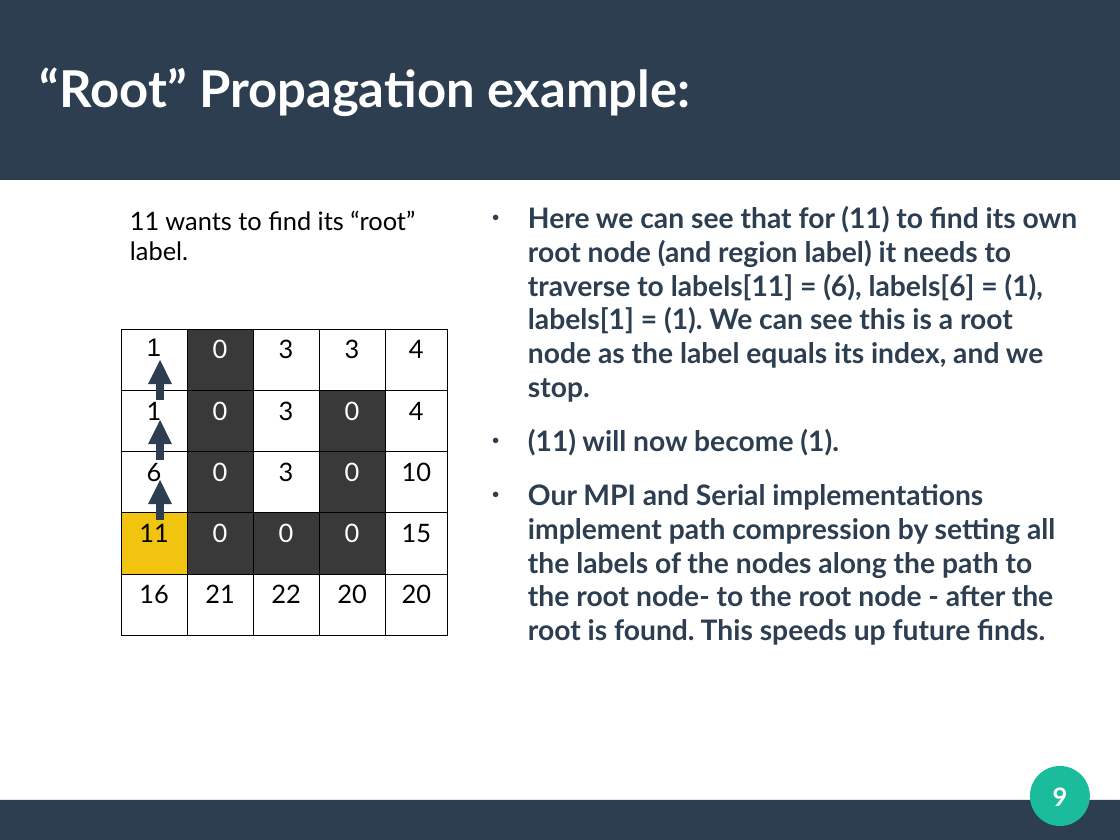
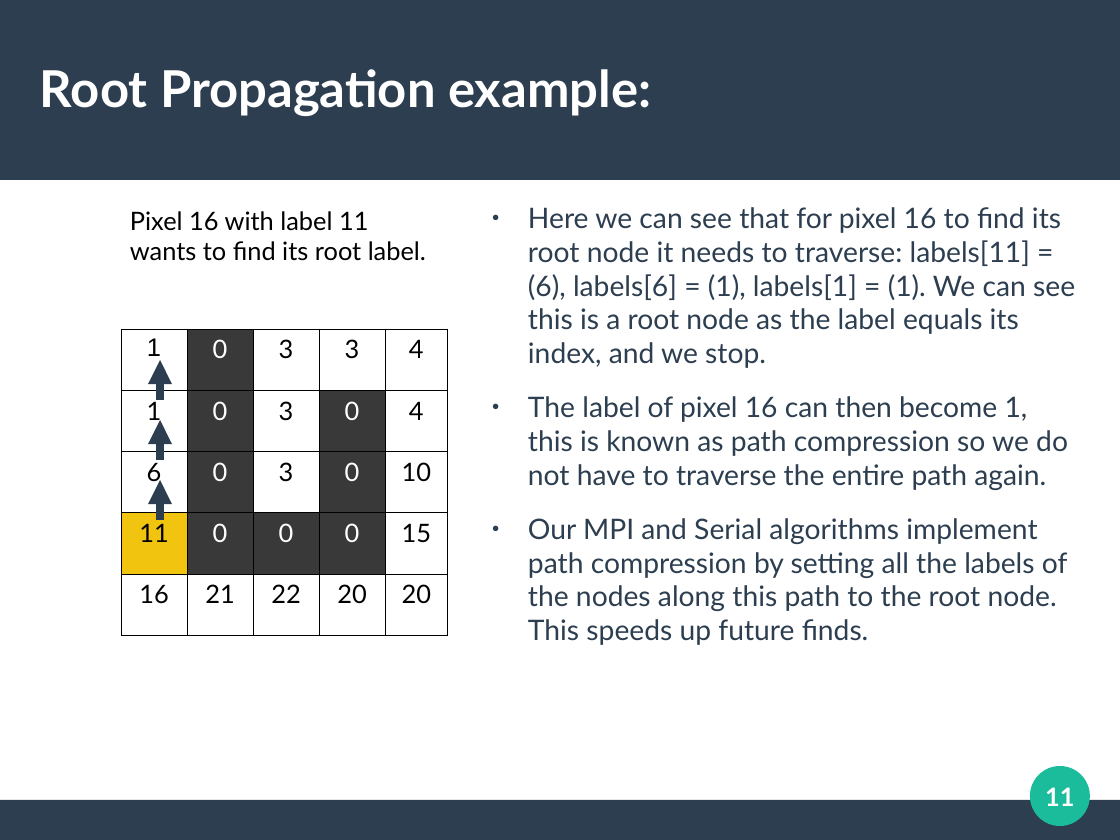
Before and after one commit to cycraig/ConnectedComponentsLabelling, a slide deck: slide 11 of presentation/Presentation.odp (slide 9 before the commit). Drawn at 1120x840 pixels with LibreOffice and Linux fonts; fonts in the diff are those of the drawing. Boxes give left, top, right and bottom in pixels: in the first picture for what was removed or moved away, otherwise in the second. Text is boxed around its words. In the diff, an @@ line names an element or a change of style, - is before the commit and + after.

```diff
--- a/presentation/Presentation.odp
+++ b/presentation/Presentation.odp
@@ title at box(40, 69, 651, 116): text changed @@
-“Root” Propagation example:
+Root Propagation example:
@@ text at box(528, 207, 1075, 645): text changed; bold off @@
-● Here we can see that for (11) to find its own root node (and region label) it needs to traverse to labels[11] = (6), labels[6] = (1), labels[1] = (1). We can see this is a root node as the label equals its index, and we stop.
-● (11) will now become (1).
-● Our MPI and Serial implementations implement path compression by setting all the labels of the nodes along the path to the root node- to the root node - after the root is found. This speeds up future finds.
+● Here we can see that for pixel 16 to find its root node it needs to traverse: labels[11] = (6), labels[6] = (1), labels[1] = (1). We can see this is a root node as the label equals its index, and we stop.
+● The label of pixel 16 can then become 1, this is known as path compression so we do not have to traverse the entire path again.
+● Our MPI and Serial algorithms implement path compression by setting all the labels of the nodes along this path to the root node. This speeds up future finds.
@@ text at box(130, 211, 426, 261): text changed @@
-11 wants to find its “root” label.
+Pixel 16 with label 11 wants to find its root label.
@@ page number at box(1045, 787, 1074, 806): text changed @@
-9
+11
```
Also in this commit, not shown: 26 other slides changed, 4 slides added, 1 slide removed, 4 other files.
